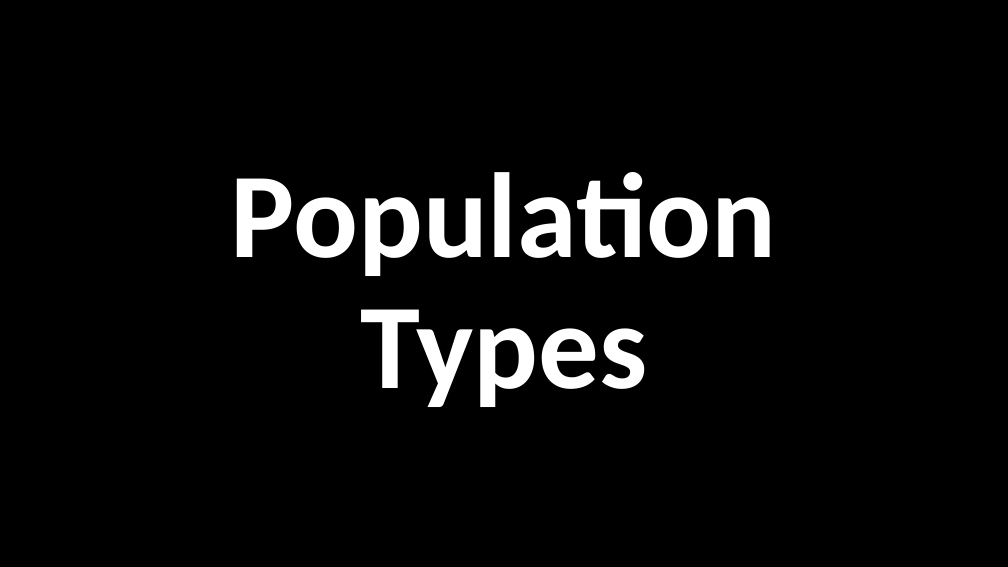
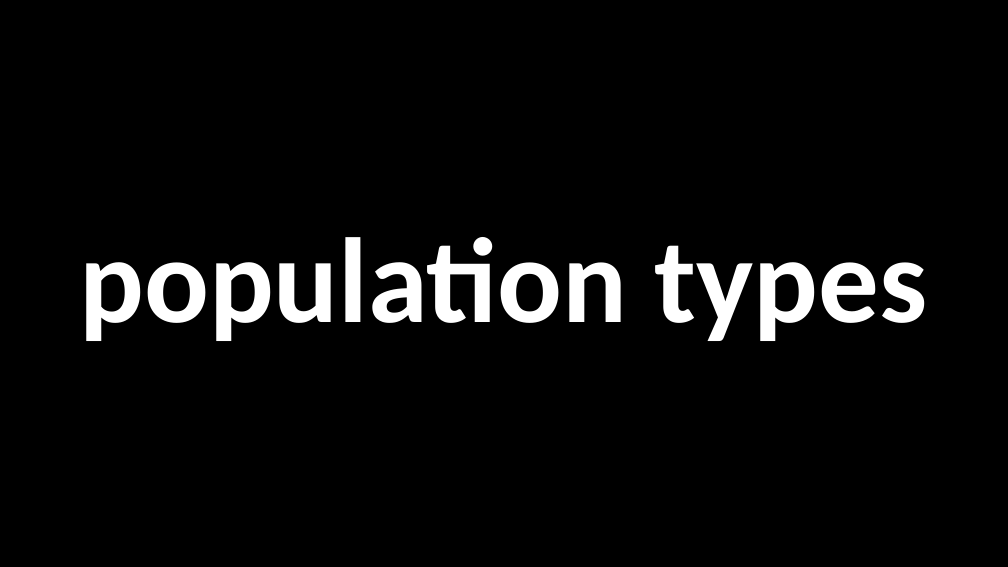
Before and after one commit to nicklalone/CIST_2500, a slide deck: slide 9 of ppts/06 - Tuesday.pptx (slide 4 before the commit). Drawn at 1008x567 pixels with LibreOffice and Linux fonts; fonts in the diff are those of the drawing. Boxes give left, top, right and bottom in pixels: in the first picture for what was removed or moved away, otherwise in the second. Text is boxed around its words. In the diff, an @@ line names an element or a change of style, - is before the commit and + after.

```diff
--- a/ppts/06 - Tuesday.pptx
+++ b/ppts/06 - Tuesday.pptx
@@ title at [79, 237, 928, 341]: text changed @@
-Population Types
+population types
```
Also in this commit, not shown: 5 other slides changed, 5 slides added, 2 other files.
